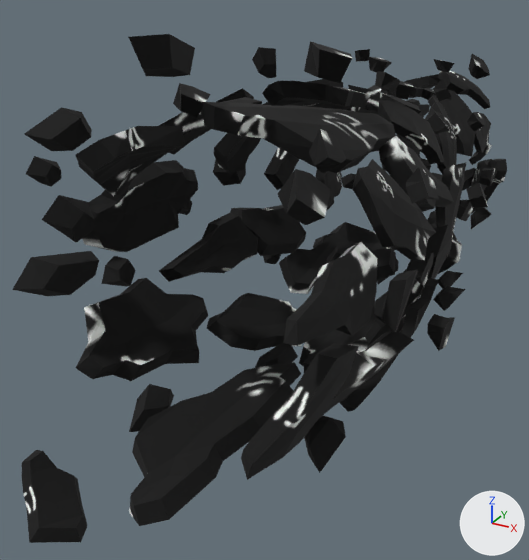
A saved change to the OBJ model sceneobjs/huodong_fuben_593/huodong_fuben_593_tongtianzhu.obj.
The view is the same before and after, from a 50 mm camera at (807.0, -3195.0, 598.0) aimed at (-169.0, -1421.0, -290.0). The axes (+X, +Y, +Z) are drawn at lower right. The lights are the same throughout. Where no turn or scale is listed for an object, it has been applied to the vertices.

In view in the first picture: 'huodong_fuben_593_tongtianzhu'.
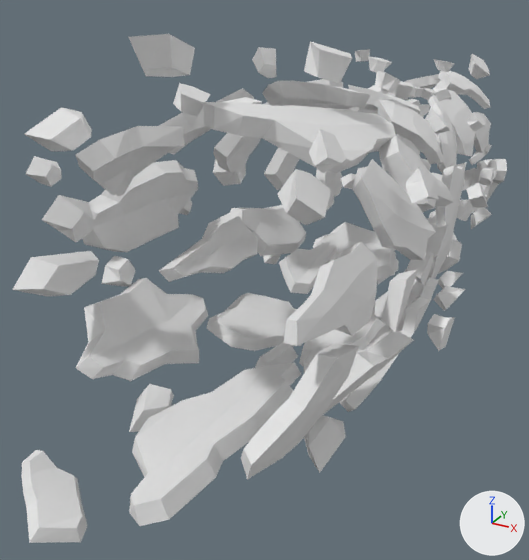
Pixel boxes (x1, y1, x2, y2) of what changed, in the pictures (529 x 560 px):
'huodong_fuben_593_tongtianzhu', recoloured (black to grey): (12, 34, 507, 543) in both

The change, as a diff of the scene's bpy script:
```diff
--- a/sceneobjs/huodong_fuben_593/huodong_fuben_593_tongtianzhu.obj.py
+++ b/sceneobjs/huodong_fuben_593/huodong_fuben_593_tongtianzhu.obj.py
@@ mat_material_9_1 @@
+mat_material_9_1 = principled_material('material_9')
+mat_material_9_1.base_color = (0.8, 0.8, 0.8)  # white #e7e7e7
+mat_material_9_1.roughness = 1.0
@@ me_huodong_fuben_593_tongtianzhu @@
 me_huodong_fuben_593_tongtianzhu.from_pydata(...)  # 2490 vertices, 4592 faces; spans x -502.0..502.0, y -2399.0..-1.0, z -545.0..480.0
-me_huodong_fuben_593_tongtianzhu.materials.append(mat_material_9)  # picture img_tx_huodong_fuben_593_tongtianzhu_08_png
+me_huodong_fuben_593_tongtianzhu.materials.append(mat_material_9_1)  # white #e7e7e7
```
